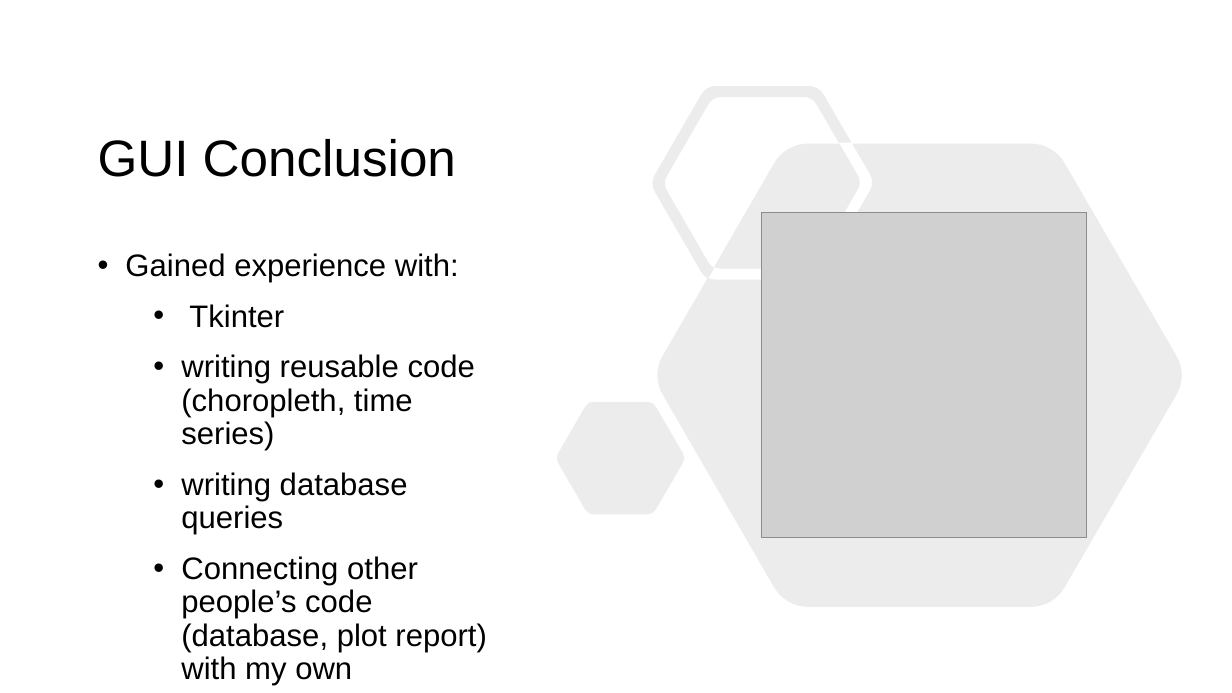
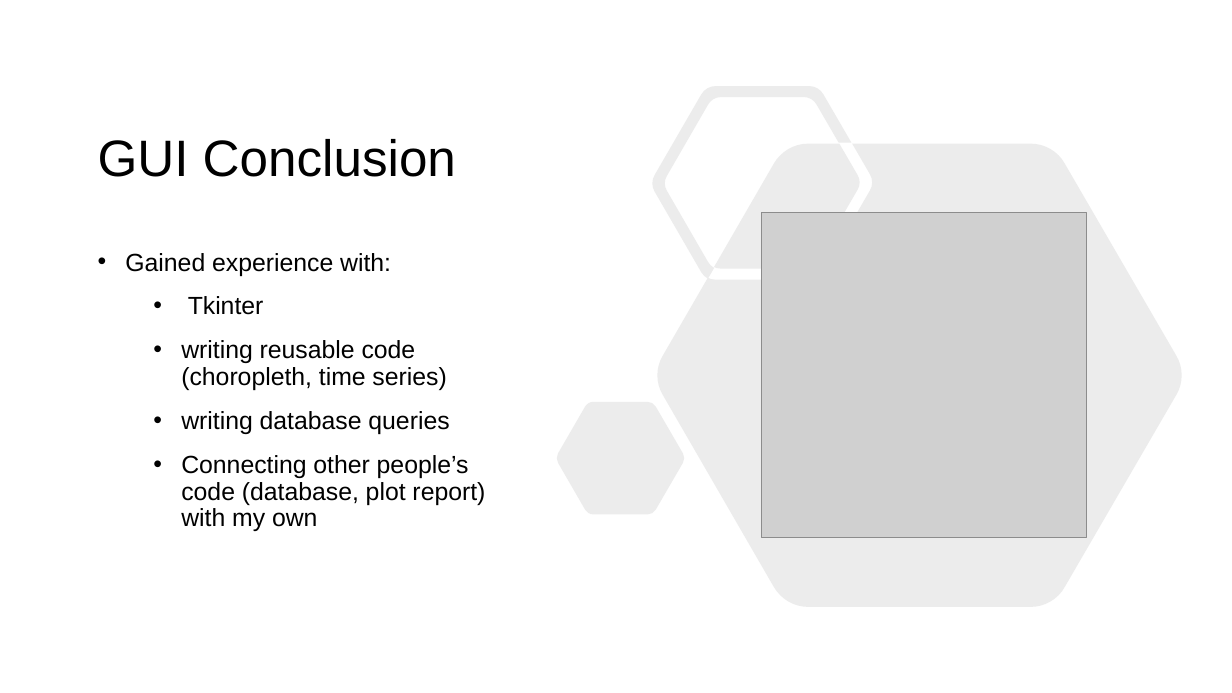
Before and after one commit to tkudryn/cs450-final, a slide deck: slide 14 of final/presentation.pptx. Drawn at 1232x693 pixels with LibreOffice and Linux fonts; fonts in the diff are those of the drawing; grey boxes stand for pictures. Boxes give left, top, right and bottom in pixels: in the first picture for what was removed or moved away, otherwise in the second. Text is boxed around its words. In the diff, an @@ line names an element or a change of style, - is before the commit and + after.

```diff
--- a/final/presentation.pptx
+++ b/final/presentation.pptx
@@ text "Gained experience with:" at <box>125,253,485,531</box>: size 20 to 16 pt @@
```
Also in this commit, not shown: 10 other slides changed.
